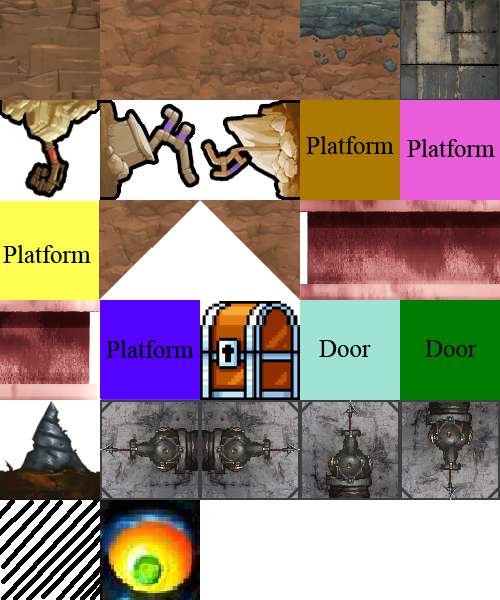
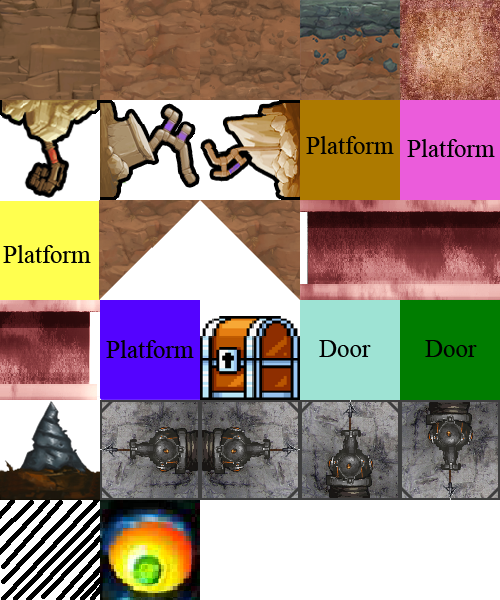
Two versions of the same layered image (500x600). Layer-by-layer changes:
added layer "metaltile" above "NEW ARROW UP copy 3" over [left=400, top=0, right=500, bottom=100]
painted on "119px-Chest" over [left=200, top=301, right=300, bottom=397]
